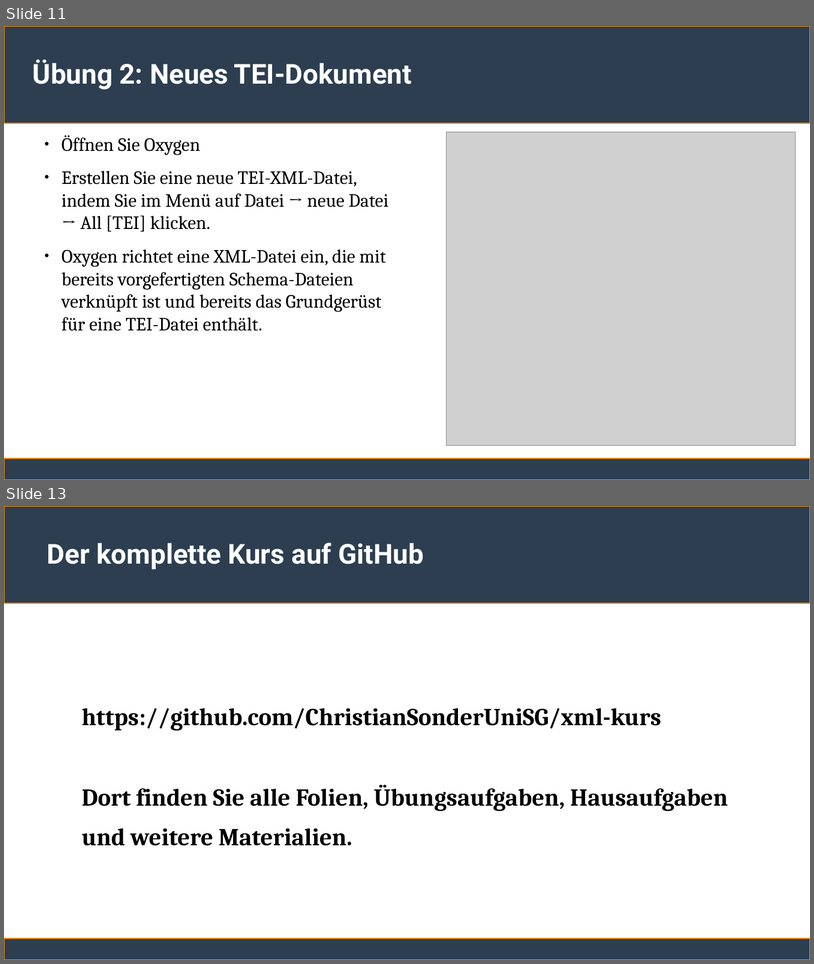
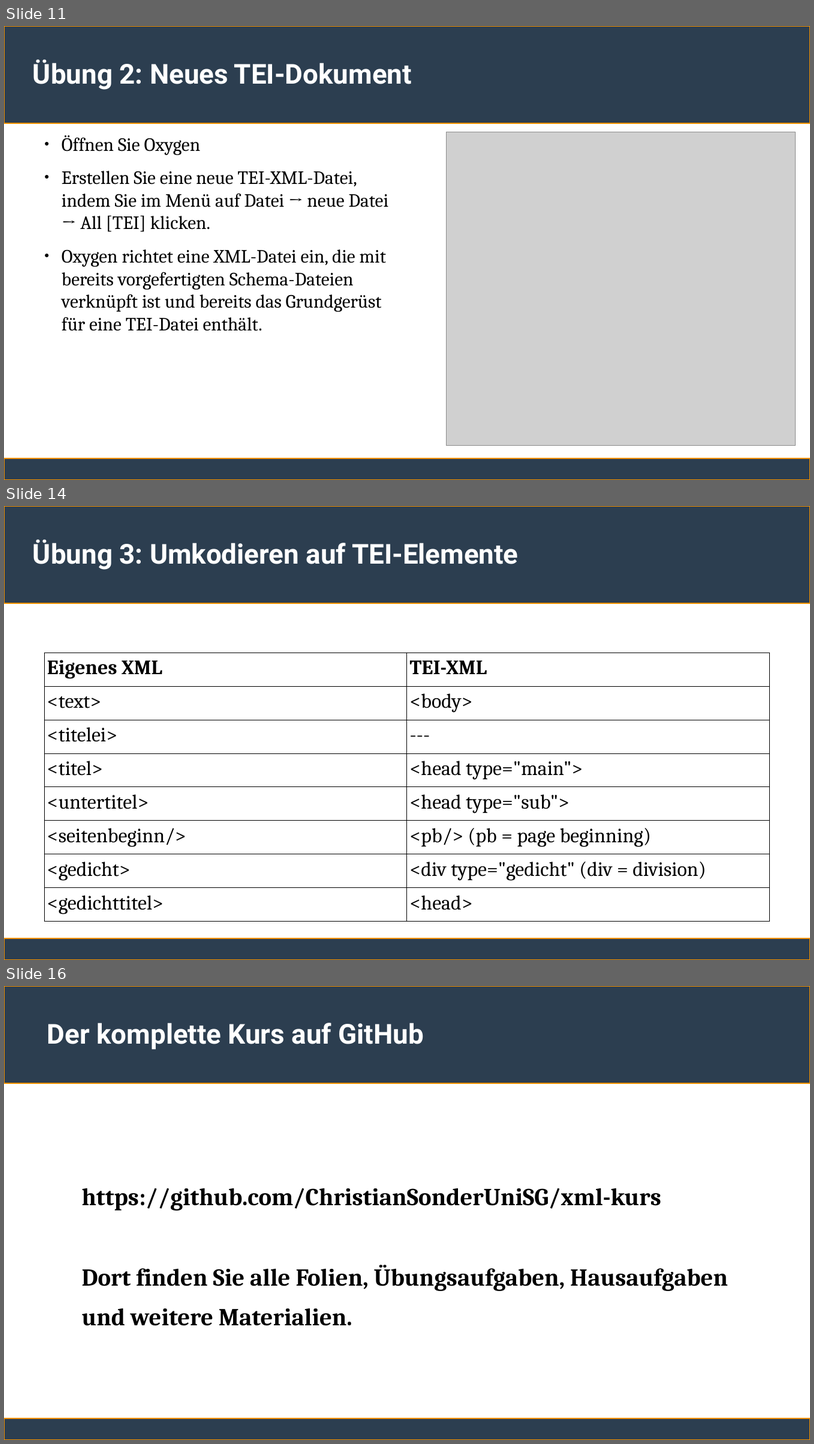
Before and after one commit to ChristianSonderUniSG/xml-kurs, a slide deck: sitzung_3/sitzung_3.odp. Shown one above the other, each under a label of ours: slides 11 and 13 before the commit, slides 11, 14 and 16 after it; the slides between them are not shown. The pictures are 814x964 and 814x1444 pixels, drawn with LibreOffice and Linux fonts; fonts in the diff are those of the drawing; grey boxes stand for pictures. Boxes give left, top, right and bottom in pixels: in the first picture for what was removed or moved away, otherwise in the second. Text is boxed around its words. In the diff, an @@ line names an element or a change of style, - is before the commit and + after.

```diff
--- a/sitzung_3/sitzung_3.odp
+++ b/sitzung_3/sitzung_3.odp
@@ slide 14 added at (x1=4, y1=506, x2=810, y2=960), background #FFFFFF; not listed: 2 template elements that a slide beside it also shows @@
@@ title added at (x1=33, y1=539, x2=519, y2=570), 27 pt, text #FFFFFF, bold @@
+Übung 3: Umkodieren auf TEI-Elemente
@@ table added at (x1=44, y1=652, x2=770, y2=916), 8 rows, 2 columns @@
+Eigenes XML | TEI-XML
+<text> | <body>
+<titelei> | ---
+<titel> | <head type="main">
+<untertitel> | <head type="sub">
+<seitenbeginn/> | <pb/> (pb = page beginning)
+<gedicht> | <div type="gedicht" (div = division)
+<gedichttitel> | <head>
@@ what was slide 13 is now slide 16 @@
```
Also in this commit, not shown: 3 slides changed, 2 other slides added, 1 other file.
